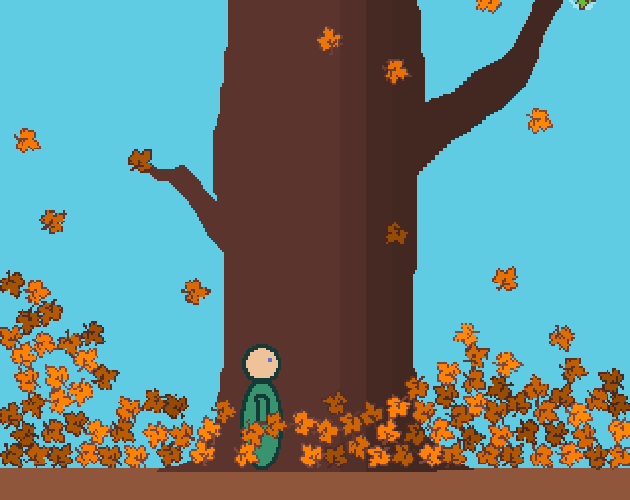
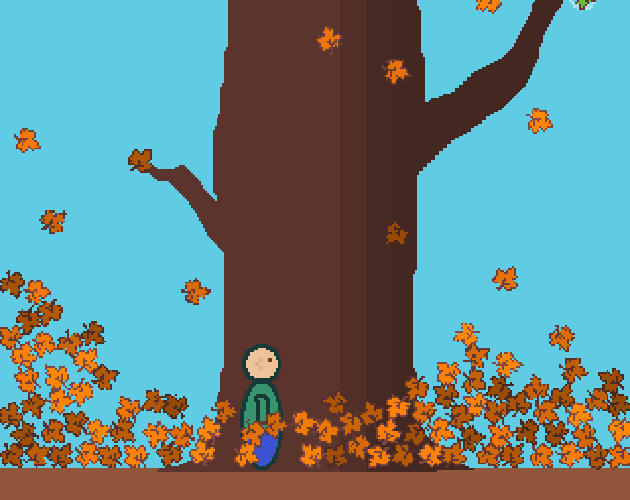
Revision of a layered 630×500 image; what changed, layer by layer:
painted on "Bildschirmfoto 2023-10-10 um 06.29.00.png" over [248, 358, 279, 466]
